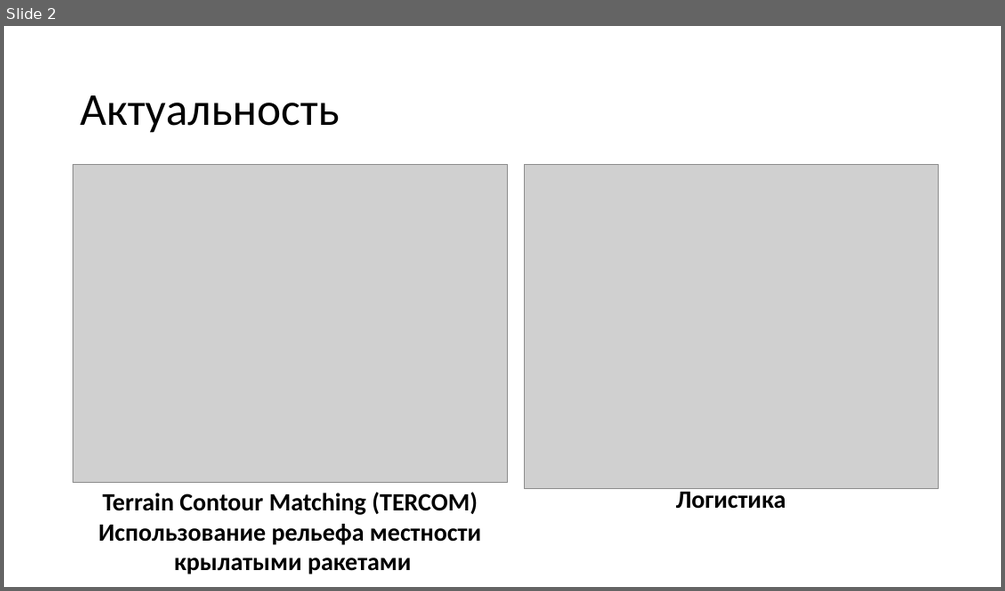
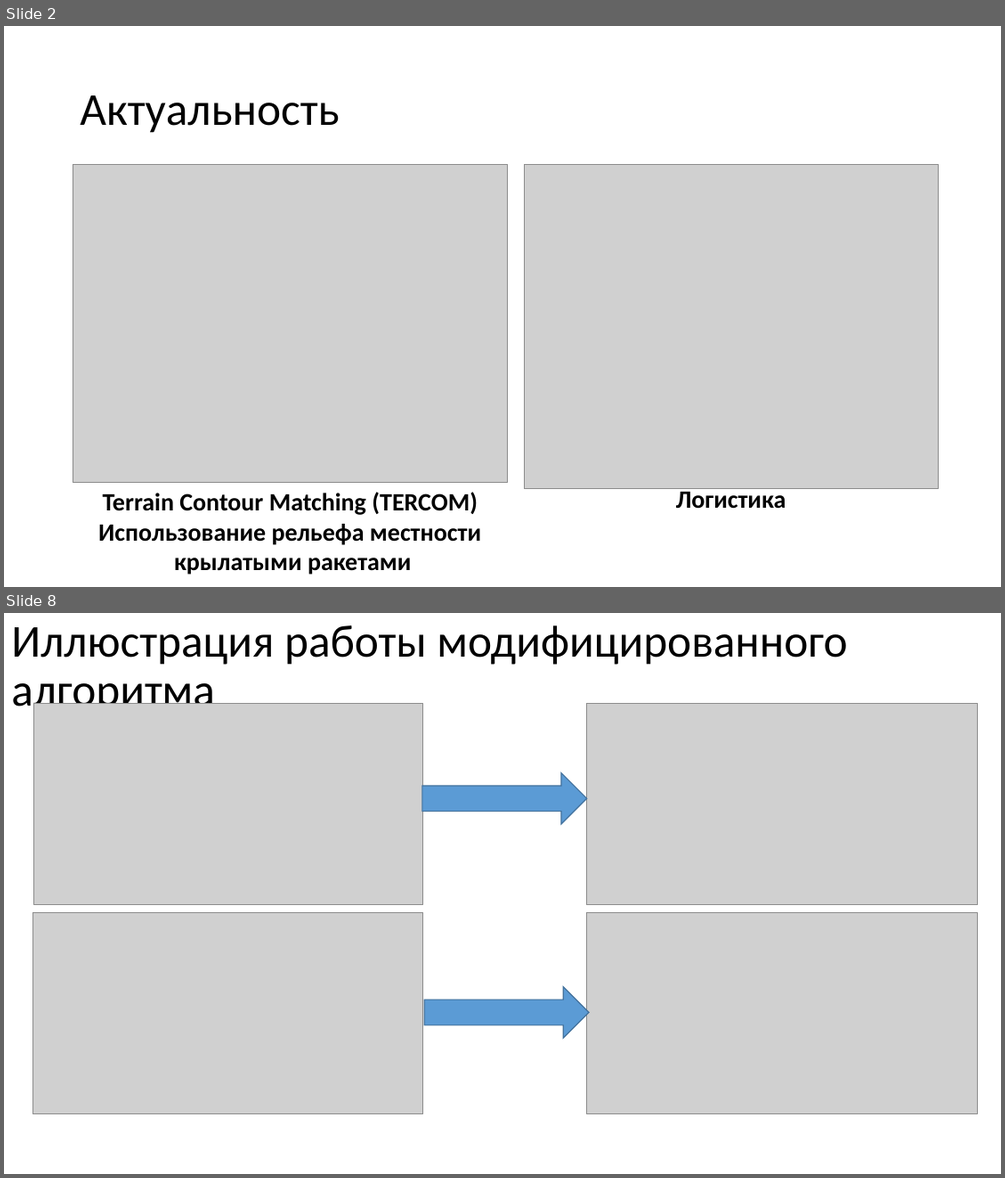
Before and after one commit to DmitryMI/Diploma, a slide deck: Documents/Презентация.pptx. Shown one above the other, each under a label of ours: slide 2 before the commit, slides 2 and 8 after it; the slides between them are not shown. The pictures are 1005x591 and 1005x1178 pixels, drawn with LibreOffice and Linux fonts; fonts in the diff are those of the drawing; grey boxes stand for pictures. Boxes give left, top, right and bottom in pixels: in the first picture for what was removed or moved away, otherwise in the second. Text is boxed around its words. In the diff, an @@ line names an element or a change of style, - is before the commit and + after.

```diff
--- a/Documents/Презентация.pptx
+++ b/Documents/Презентация.pptx
@@ slide 8 added at bbox=[4, 613, 1001, 1174], background #FFFFFF @@
@@ title added at bbox=[11, 625, 847, 717], 44 pt, text #000000 @@
+Иллюстрация работы модифицированного алгоритма
@@ picture added at bbox=[34, 704, 423, 905] @@
@@ picture added at bbox=[587, 704, 978, 906] @@
@@ right arrow added at bbox=[422, 773, 587, 824], fill #5B9BD5, outline #43739E 1 pt @@
@@ picture added at bbox=[33, 912, 423, 1114] @@
@@ picture added at bbox=[587, 912, 977, 1114] @@
@@ right arrow added at bbox=[424, 987, 589, 1038], fill #5B9BD5, outline #43739E 1 pt @@
```
Also in this commit, not shown: 6 slides changed, 4 other slides added, 2 slides removed, 10 other files.
